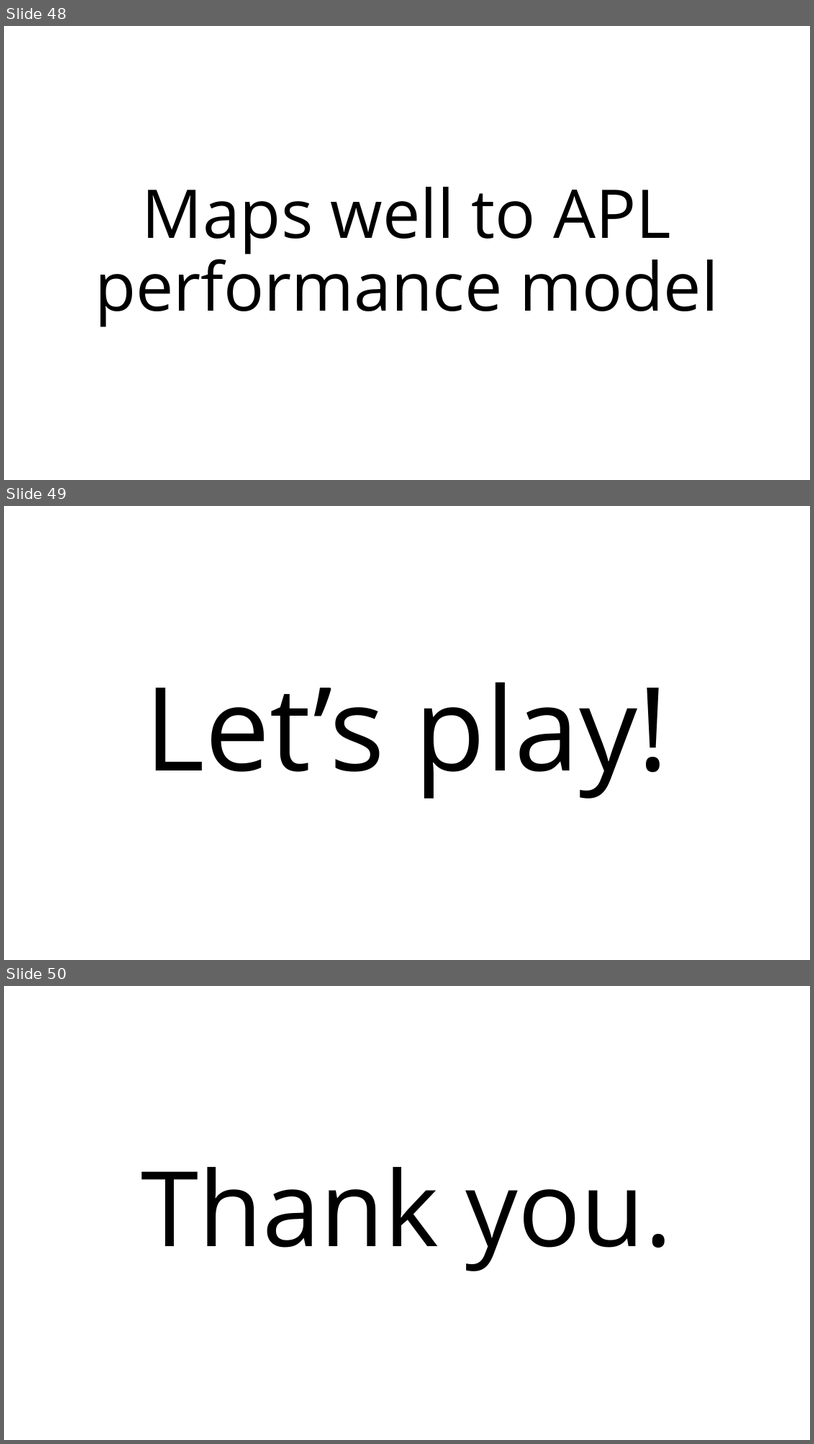
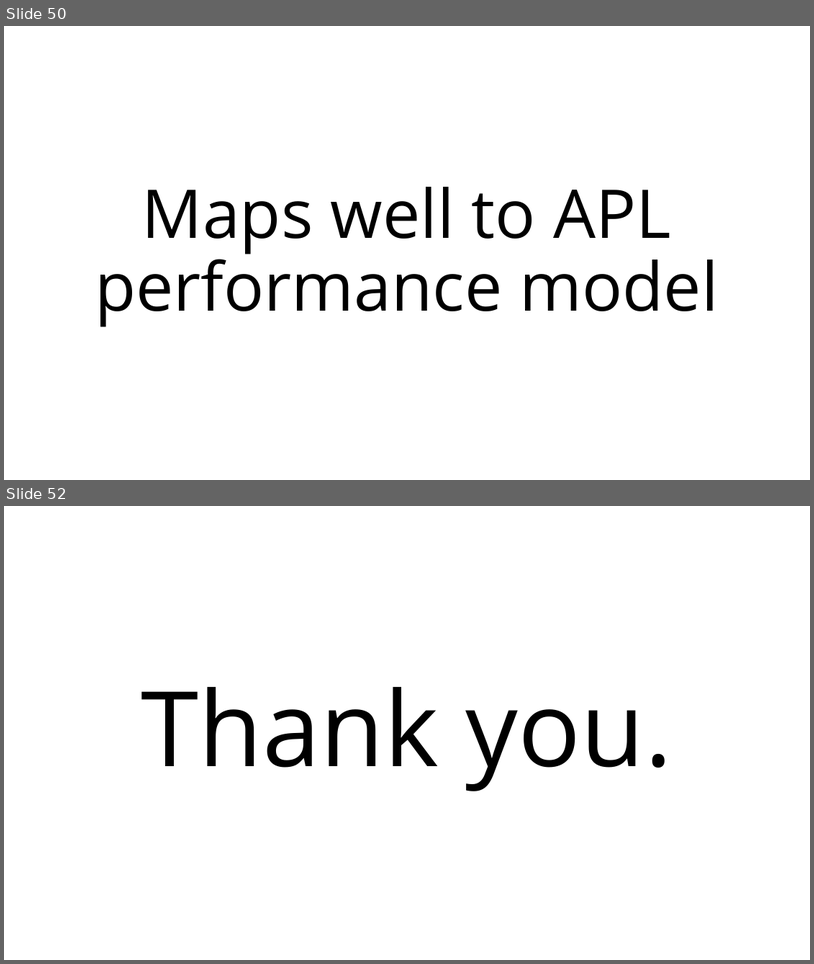
Before and after one commit to Co-dfns/Co-dfns_Research, a slide deck: 2022-dyalog-Text_Processing/2022 - Dyalog - Text Processing in APL.pptx. Shown one above the other, each under a label of ours: slides 48, 49 and 50 before the commit, slides 50 and 52 after it; the slides between them are not shown. The pictures are 814x1444 and 814x964 pixels, drawn with LibreOffice and Linux fonts; fonts in the diff are those of the drawing. Boxes give left, top, right and bottom in pixels: in the first picture for what was removed or moved away, otherwise in the second. Text is boxed around its words. In the diff, an @@ line names an element or a change of style, - is before the commit and + after.

```diff
--- a/2022-dyalog-Text_Processing/2022 - Dyalog - Text Processing in APL.pptx
+++ b/2022-dyalog-Text_Processing/2022 - Dyalog - Text Processing in APL.pptx
@@ slide 49 removed at (x1=4, y1=506, x2=810, y2=960), background #FFFFFF @@
@@ text removed at (x1=145, y1=682, x2=669, y2=798) @@
-Let’s play!
@@ what was slide 48 is now slide 50 @@
@@ what was slide 50 is now slide 52 @@
```
Also in this commit, not shown: 3 slides added.
